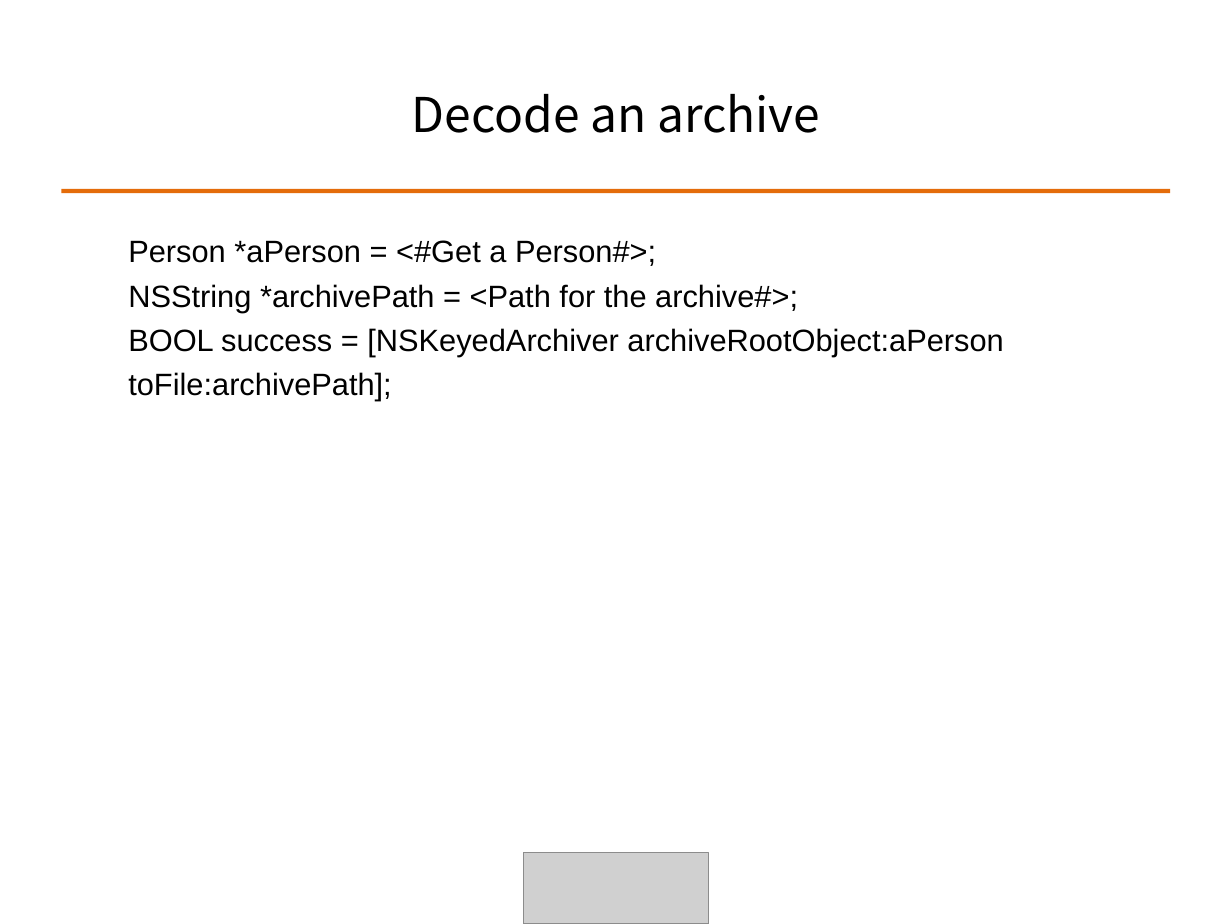
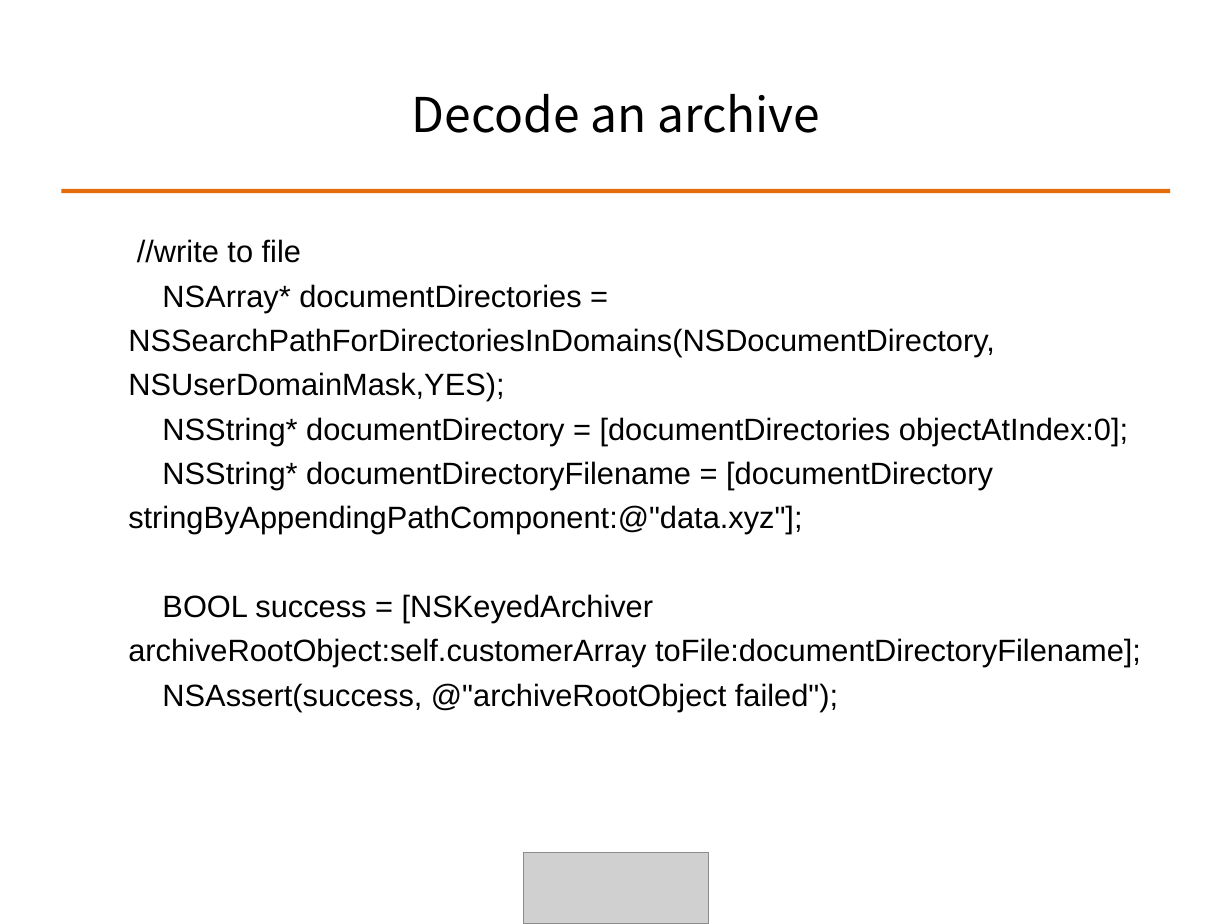
Before and after one commit to ALPHACamp/Camp-3-iOS-Dev, a slide deck: slide 5 of Class presentation/Week3 - Shyne/10-22-2014.ppt. Drawn at 1232x924 pixels with LibreOffice and Linux fonts; fonts in the diff are those of the drawing; grey boxes stand for pictures. Boxes give left, top, right and bottom in pixels: in the first picture for what was removed or moved away, otherwise in the second. Text is boxed around its words. In the diff, an @@ line names an element or a change of style, - is before the commit and + after.

```diff
--- a/Class presentation/Week3 - Shyne/10-22-2014.ppt
+++ b/Class presentation/Week3 - Shyne/10-22-2014.ppt
@@ text at box(128, 239, 1141, 711): text changed @@
-  Person *aPerson = <#Get a Person#>;
-  NSString *archivePath = <Path for the archive#>;
-  BOOL success = [NSKeyedArchiver archiveRootObject:aPerson toFile:archivePath];
+  //write to file
+  NSArray* documentDirectories = NSSearchPathForDirectoriesInDomains(NSDocumentDirectory, NSUserDomainMask,YES);
+  NSString* documentDirectory = [documentDirectories objectAtIndex:0];
+  NSString* documentDirectoryFilename = [documentDirectory stringByAppendingPathComponent:@"data.xyz"];
+  BOOL success = [NSKeyedArchiver archiveRootObject:self.customerArray toFile:documentDirectoryFilename];
+  NSAssert(success, @"archiveRootObject failed");
```
Also in this commit, not shown: 1 slide added, 1 slide removed, 3 other files.
